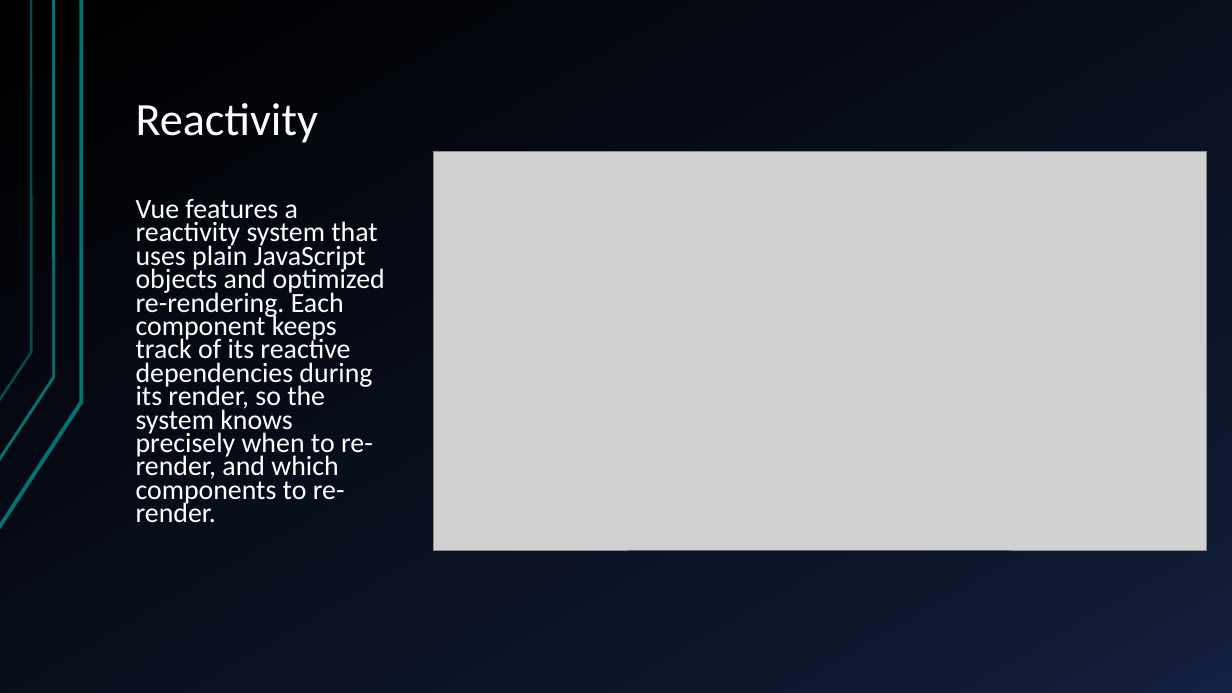
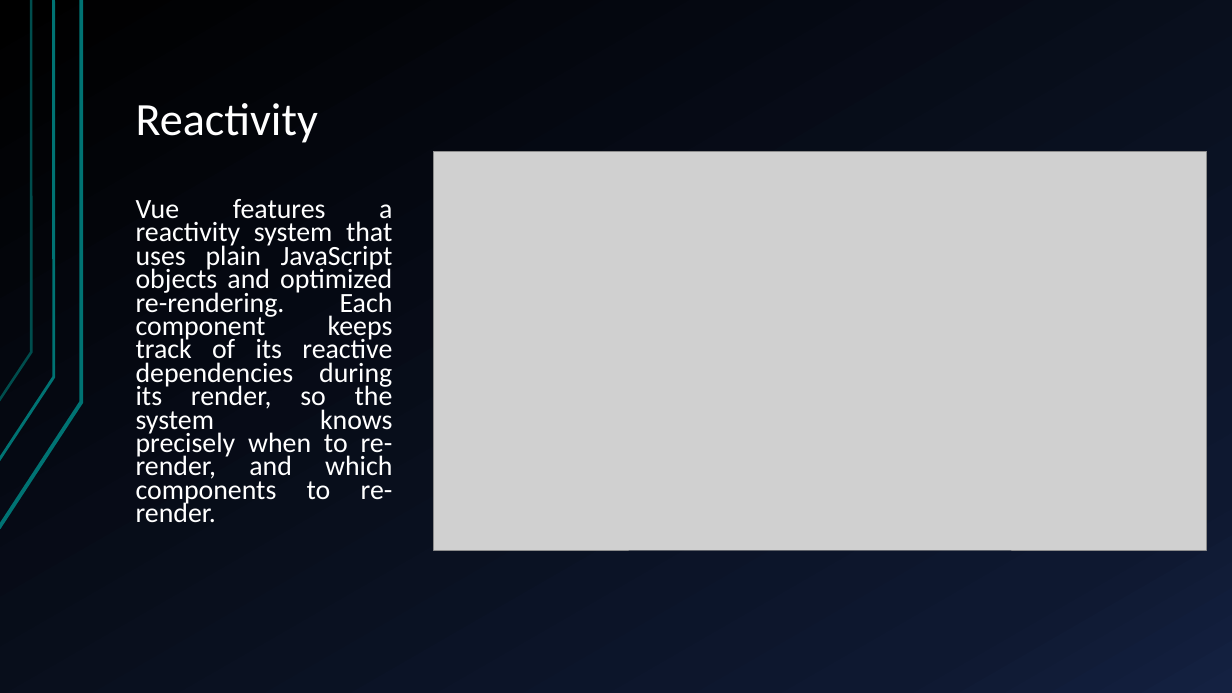
Before and after one commit to piotrdominiak/AGH, a slide deck: slide 9 of Vue.js.pptx. Drawn at 1232x693 pixels with LibreOffice and Linux fonts; fonts in the diff are those of the drawing; grey boxes stand for pictures. Boxes give left, top, right and bottom in pixels: in the first picture for what was removed or moved away, otherwise in the second. Text is boxed around its words. In the diff, an @@ line names an element or a change of style, - is before the commit and + after.

```diff
--- a/Vue.js.pptx
+++ b/Vue.js.pptx
@@ text "Vue features a reactivity system ..." at (x1=136, y1=199, x2=393, y2=522): alignment left to justified @@
```
Also in this commit, not shown: 2 other slides changed, 1 slide removed.
